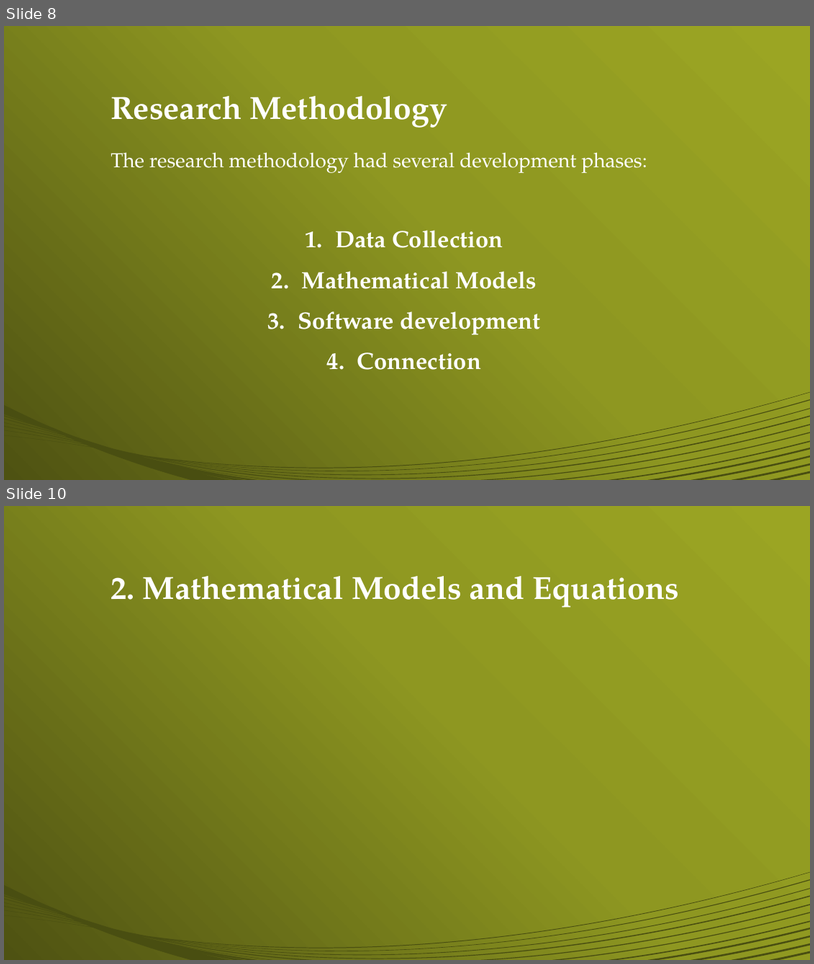
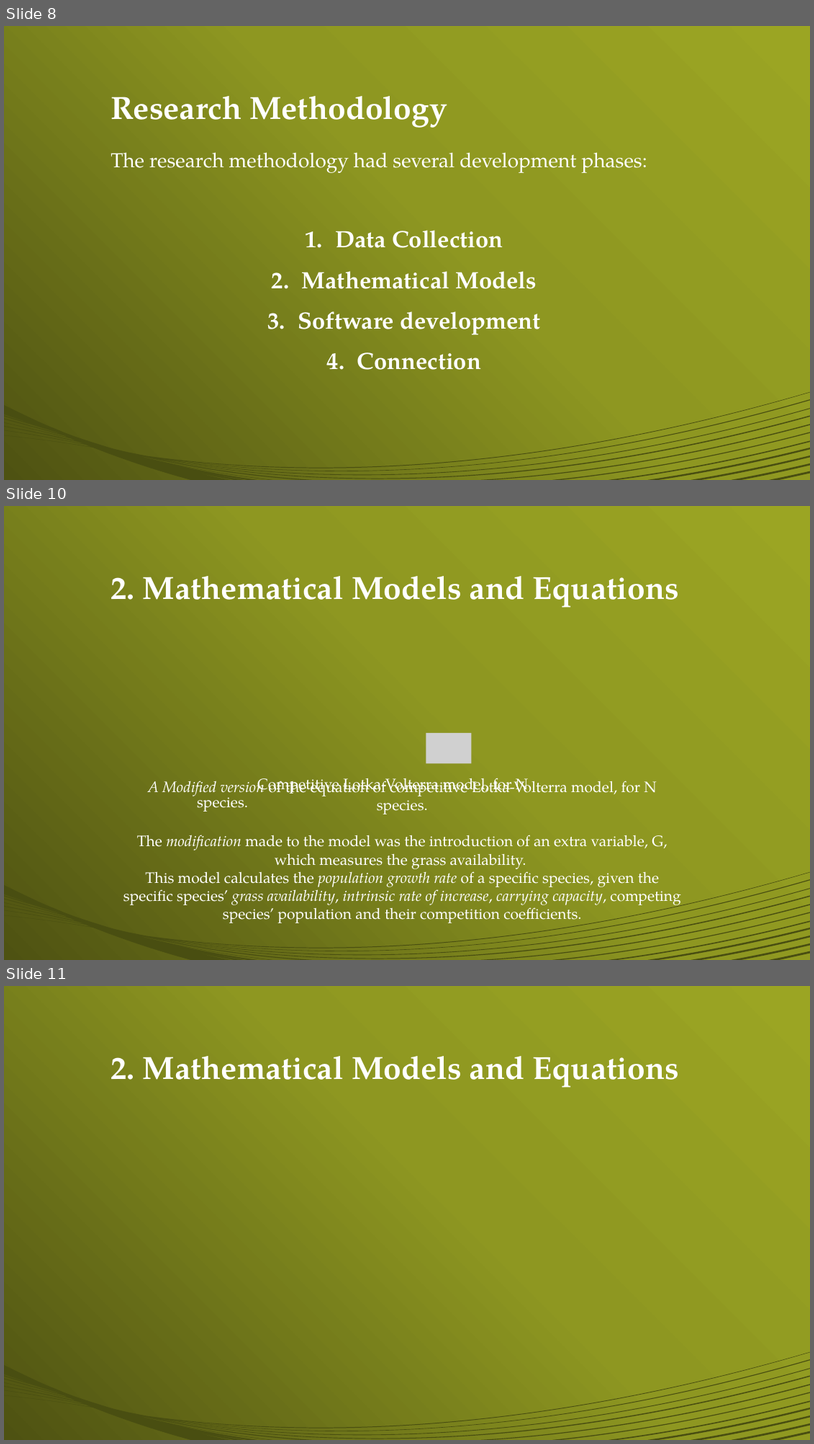
Before and after one commit to swatarianess/Project-App-Development, a slide deck: Presentation/AppPresentation.pptx. Shown one above the other, each under a label of ours: slides 8 and 10 before the commit, slides 8, 10 and 11 after it; the slides between them are not shown. The pictures are 814x964 and 814x1444 pixels, drawn with LibreOffice and Linux fonts; fonts in the diff are those of the drawing; grey boxes stand for pictures. Boxes give left, top, right and bottom in pixels: in the first picture for what was removed or moved away, otherwise in the second. Text is boxed around its words. In the diff, an @@ line names an element or a change of style, - is before the commit and + after.

```diff
--- a/Presentation/AppPresentation.pptx
+++ b/Presentation/AppPresentation.pptx
@@ slide 10 added at (4,506,810,960), background gradient #9DA625 to #8E9721 to #4E5312; not listed: 1 template element that a slide beside it also shows @@
@@ title added at (111,576,679,608), 38 pt, text #FFFFFF, bold @@
+2. Mathematical Models and Equations
@@ picture added at (426,733,471,763) @@
@@ text added at (124,777,681,923), 18 pt, text #FFFFFF @@
+A Modified version of the equation of competitive Lotka-Volterra model, for N species.
+The modification made to the model was the introduction of an extra variable, G, which measures the grass availability.
+This model calculates the population growth rate of a specific species, given the specific species’ grass availability, intrinsic rate of increase, carrying capacity, competing species’ population and their competition coefficients.
@@ text added at (197,777,528,811), 18 pt, text #FFFFFF @@
+Competitive Lotka-Volterra model, for N species.
@@ what was slide 10 is now slide 11 @@
```
Also in this commit, not shown: 4 slides changed, 1 other slide added, 1 other file.
